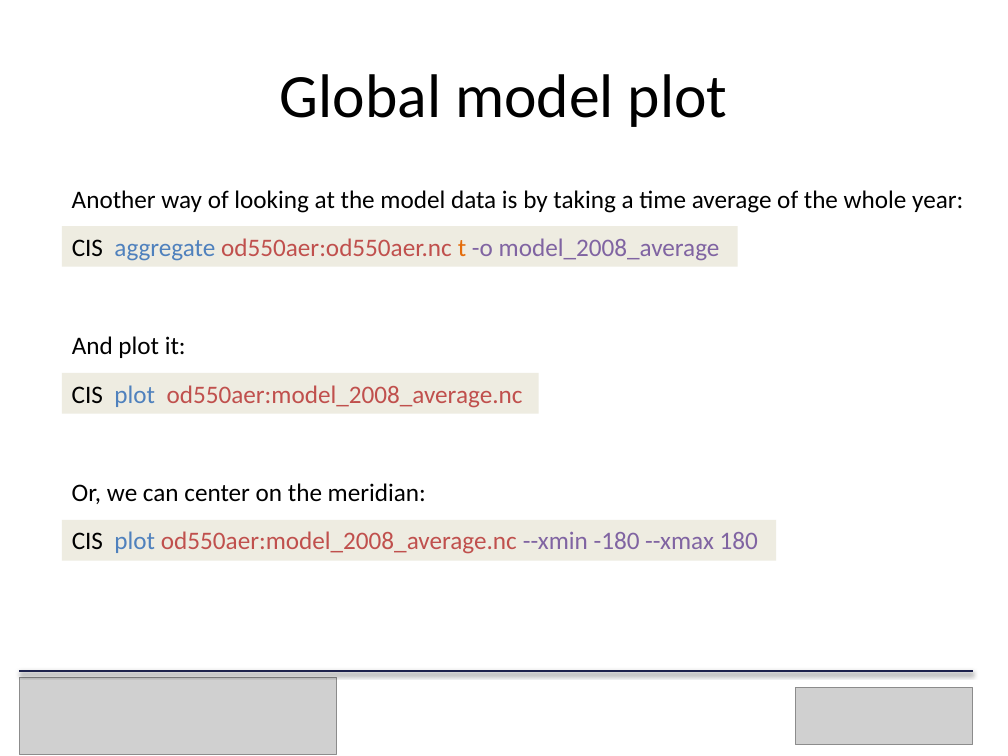
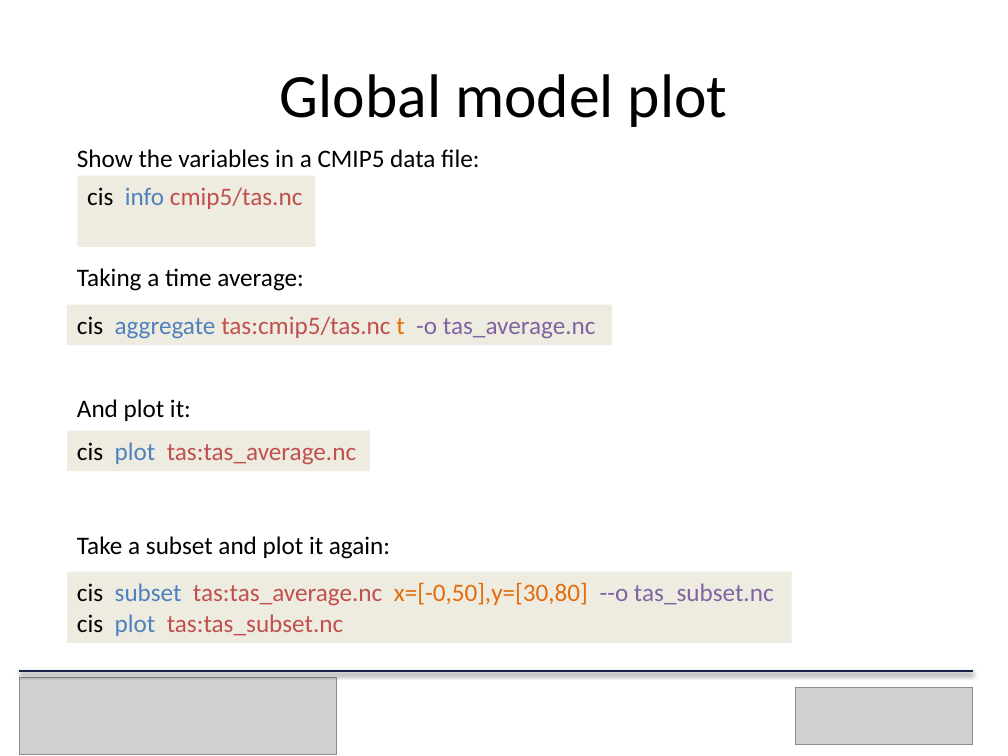
Before and after one commit to cehbrecht/cistools-at-tgif-march-2019, a slide deck: slide 14 of cistools-talk.pptx (slide 20 before the commit). Drawn at 1008x756 pixels with LibreOffice and Linux fonts; fonts in the diff are those of the drawing; grey boxes stand for pictures. Boxes give left, top, right and bottom in pixels: in the first picture for what was removed or moved away, otherwise in the second. Text is boxed around its words. In the diff, an @@ line names an element or a change of style, - is before the commit and + after.

```diff
--- a/cistools-talk.pptx
+++ b/cistools-talk.pptx
@@ text added at bbox=[77, 149, 479, 168], 18 pt, text #000000 @@
+Show the variables in a CMIP5 data file:
@@ rectangle added at bbox=[78, 175, 316, 247], fill #EEECE1, 18 pt, text #C0504D @@
+cis info cmip5/tas.nc
@@ text at bbox=[77, 268, 304, 291]: text changed @@
-Another way of looking at the model data is by taking a time average of the whole year:
+Taking a time average:
@@ rectangle "cis aggregate tas:cmip5/tas.nc t -o ...": place and size @@
-rectangle "cis aggregate tas:cmip5/tas.nc t -o ..." at bbox=[61, 226, 738, 266]
+rectangle "cis aggregate tas:cmip5/tas.nc t -o ..." at bbox=[68, 304, 613, 345]
@@ text in rectangle at bbox=[77, 316, 596, 339]: text changed @@
-CIS aggregate od550aer:od550aer.nc t -o model_2008_average
+cis aggregate tas:cmip5/tas.nc t -o tas_average.nc
@@ text "And plot it:": place and size @@
-text "And plot it:" at bbox=[72, 336, 186, 358]
+text "And plot it:" at bbox=[77, 399, 191, 421]
@@ rectangle "cis plot tas:tas_average.nc": place and size @@
-rectangle "cis plot tas:tas_average.nc" at bbox=[61, 373, 538, 413]
+rectangle "cis plot tas:tas_average.nc" at bbox=[68, 430, 370, 471]
@@ text in rectangle at bbox=[77, 442, 356, 465]: text changed @@
-CIS plot od550aer:model_2008_average.nc
+cis plot tas:tas_average.nc
@@ text at bbox=[77, 536, 390, 559]: text changed @@
-Or, we can center on the meridian:
+Take a subset and plot it again:
@@ rectangle "cis subset tas:tas_average.nc x=[-0,50],y=[30,80] --o ...": place and size @@
-rectangle "cis subset tas:tas_average.nc x=[-0,50],y=[30,80] --o ..." at bbox=[61, 520, 776, 560]
+rectangle "cis subset tas:tas_average.nc x=[-0,50],y=[30,80] --o ..." at bbox=[68, 572, 792, 643]
@@ text in rectangle at bbox=[77, 582, 774, 636]: text changed @@
-CIS plot od550aer:model_2008_average.nc --xmin -180 --xmax 180
+cis subset tas:tas_average.nc x=[-0,50],y=[30,80] --o tas_subset.nc
+cis plot tas:tas_subset.nc
```
Also in this commit, not shown: 6 other slides changed, 4 slides added, 1 slide removed.
